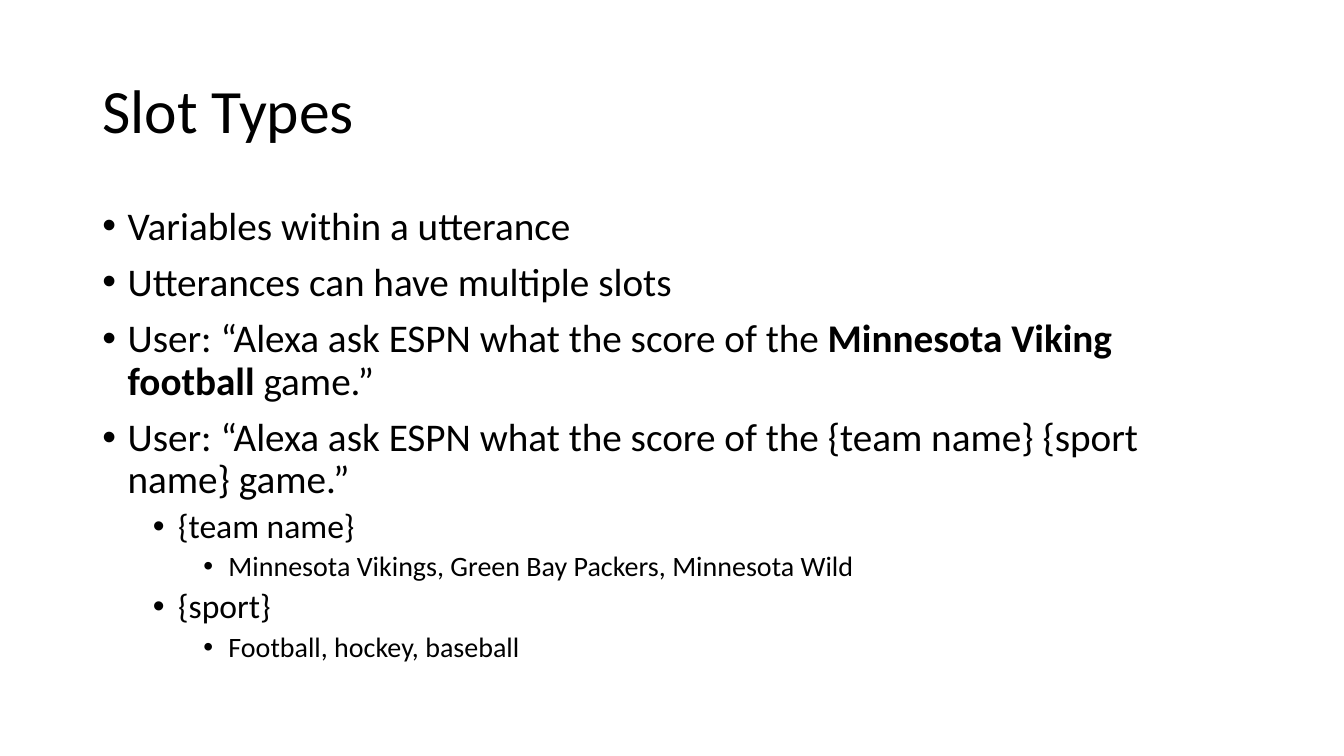
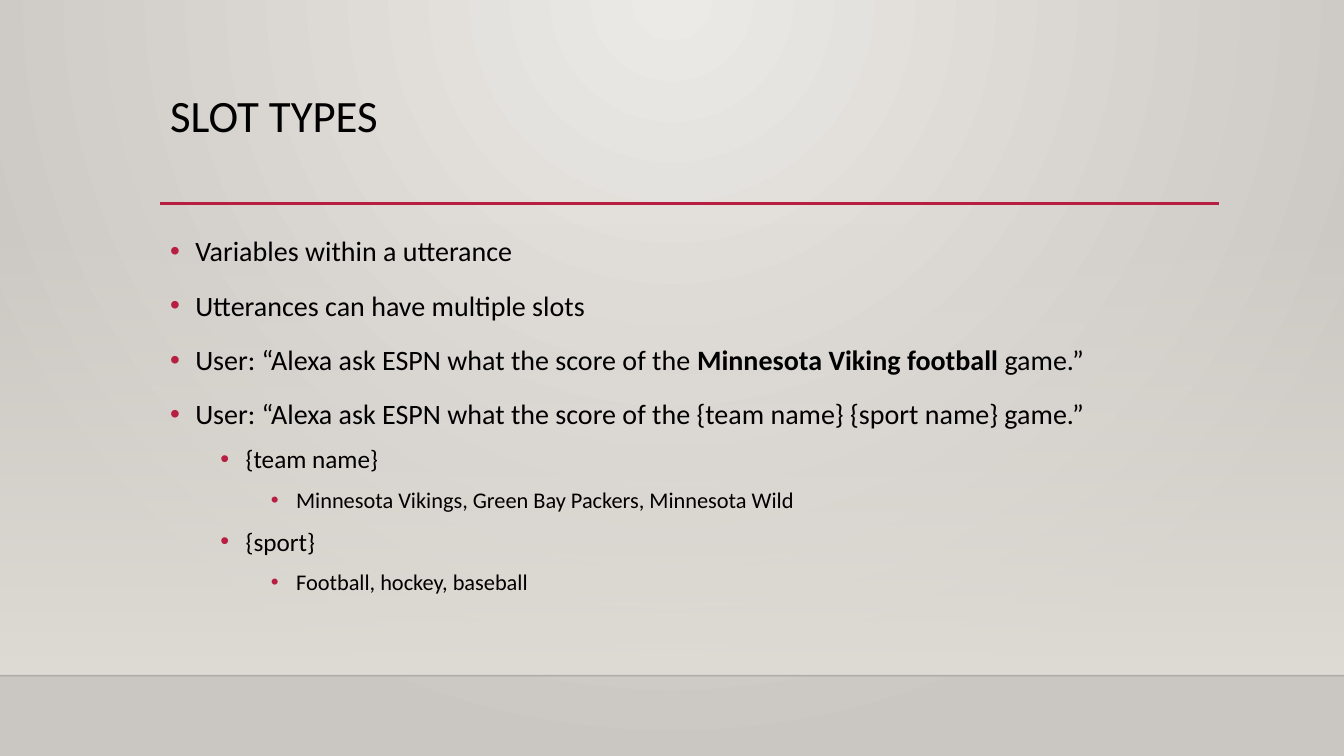
Before and after one commit to haydenwade/speaking-st-cloud-alexa-nodejs-public-apis, a slide deck: slide 9 of Building An Custom.pptx (slide 10 before the commit). Drawn at 1344x756 pixels with LibreOffice and Linux fonts; fonts in the diff are those of the drawing; background and template pictures are left out. Boxes give left, top, right and bottom in pixels: in the first picture for what was removed or moved away, otherwise in the second. Text is boxed around its words. In the diff, an @@ line names an element or a change of style, - is before the commit and + after.

```diff
--- a/Building An Custom.pptx
+++ b/Building An Custom.pptx
@@ background #FFFFFF to gradient #ECEAE7 to #CAC7C1 @@
@@ title "SLOT TYPES" at (x1=170, y1=103, x2=378, y2=133): vertical alignment middle to top @@
@@ title at (x1=170, y1=103, x2=378, y2=133): text changed; size 44 to 32 pt @@
-Slot Types
+SLOT TYPES
@@ line added from (160, 204) to (1220, 204), #B71E42 2.5 pt @@
@@ rectangle added at (x1=0, y1=223, x2=1344, y2=676), fill gradient #DFDBD5 @@
@@ text "Variables within a utterance" moved from (x1=128, y1=212, x2=1139, y2=662) to (x1=195, y1=241, x2=1084, y2=594) @@
@@ text "Variables within a utterance" at (x1=195, y1=241, x2=1084, y2=594): size 28 to 20 pt in "Variables within a utterance", "Utterances can have multiple slots", "User: “Alexa ask ESPN what the score ...", "User: “Alexa ask ESPN what the score ..."; size 24 to 18 pt in "{team name}", "{sport}"; size 20 to 16 pt in "Minnesota Vikings, Green Bay Packers, Minnesota Wild", "Football, hockey, baseball"; line spacing 0.9 to 1.2 @@
@@ line added from (0, 676) to (1344, 676), #000001 1 pt @@
```
Also in this commit, not shown: 12 other slides changed, 1 slide removed.
